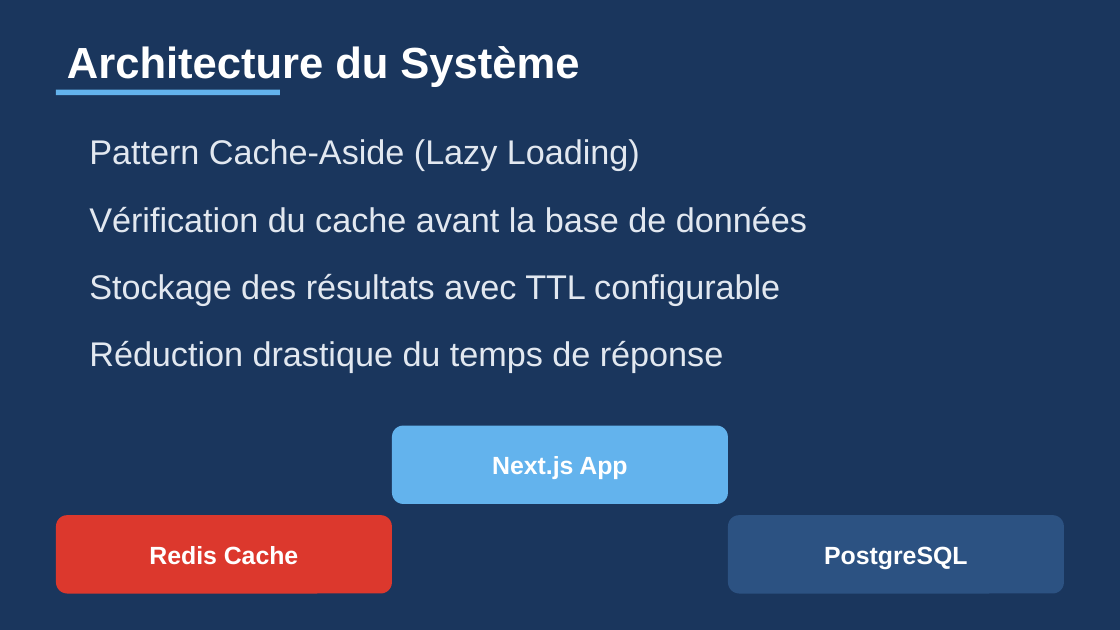
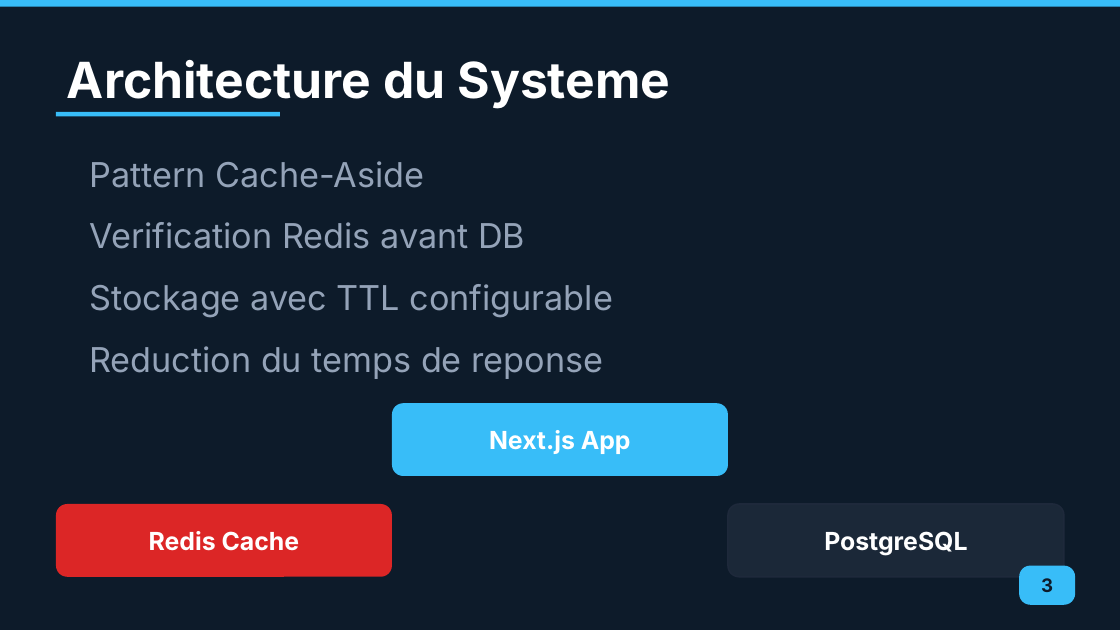
Before and after one commit to Zeinot/marketplace-saas, a slide deck: slide 3 of output/Presentation_Cache_Redis.pptx. Drawn at 1120x630 pixels with LibreOffice and Linux fonts; fonts in the diff are those of the drawing. Boxes give left, top, right and bottom in pixels: in the first picture for what was removed or moved away, otherwise in the second. Text is boxed around its words. In the diff, an @@ line names an element or a change of style, - is before the commit and + after.

```diff
--- a/output/Presentation_Cache_Redis.pptx
+++ b/output/Presentation_Cache_Redis.pptx
@@ background #1A365D to #0D1B2A @@
@@ rectangle added at [0,0,1120,7], fill #38BDF8 @@
@@ text at [67,60,670,108]: text changed; size 28 to 32 pt; font Arial to Inter @@
-Architecture du Système
+Architecture du Systeme
@@ rectangle: place and size @@
-rectangle at [56,90,280,95]
+rectangle at [56,112,280,116]
@@ rectangle at [56,112,280,116]: fill #63B3ED to #38BDF8 @@
@@ text at [89,161,424,188]: text changed; font Arial to Inter; text colour #E2E8F0 to #94A3B8 @@
-Pattern Cache-Aside (Lazy Loading)
+Pattern Cache-Aside
@@ text removed at [89,207,807,233] @@
-Vérification du cache avant la base de données
@@ text added at [89,222,525,249], 22 pt, text #94A3B8 @@
+Verification Redis avant DB
@@ text at [89,284,613,317]: text changed; font Arial to Inter; text colour #E2E8F0 to #94A3B8 @@
-Stockage des résultats avec TTL configurable
+Stockage avec TTL configurable
@@ text at [89,346,603,379]: text changed; font Arial to Inter; text colour #E2E8F0 to #94A3B8 @@
-Réduction drastique du temps de réponse
+Reduction du temps de reponse
@@ font Arial to Inter in 3 elements at [149,531,300,551], [824,531,967,555], [489,430,631,454] @@
@@ text "Next.js App": place and size @@
-text "Next.js App" at [492,456,627,479]
+text "Next.js App" at [489,430,631,454]
@@ rounded rectangle: place and size @@
-rounded rectangle at [392,426,728,504]
+rounded rectangle at [392,403,728,476]
@@ rounded rectangle at [392,403,728,476]: fill #63B3ED to #38BDF8; proportions changed @@
@@ text "Redis Cache": place and size @@
-text "Redis Cache" at [149,546,299,565]
+text "Redis Cache" at [149,531,300,551]
@@ rounded rectangle: place and size @@
-rounded rectangle at [56,515,392,594]
+rounded rectangle at [56,504,392,577]
@@ rounded rectangle at [56,504,392,577]: fill #DC382D to #DC2626; proportions changed @@
@@ text "PostgreSQL": place and size @@
-text "PostgreSQL" at [824,546,967,570]
+text "PostgreSQL" at [824,531,967,555]
@@ rounded rectangle: place and size @@
-rounded rectangle at [728,515,1064,594]
+rounded rectangle at [728,504,1064,577]
@@ rounded rectangle at [728,504,1064,577]: fill #2C5282 to #1B2838; outline none to #1E293B 1 pt; proportions changed @@
@@ rounded rectangle added at [1019,566,1075,605], fill #38BDF8 @@
@@ text added at [1041,578,1053,592], 12 pt, text #0D1B2A, bold @@
+3
```
Also in this commit, not shown: 9 other slides changed, 13 other files.
